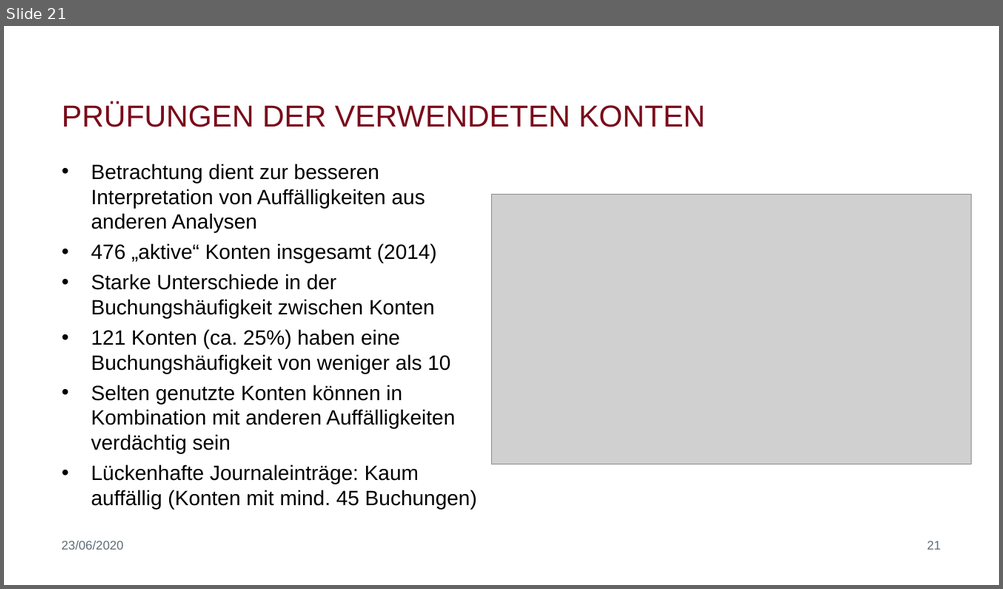
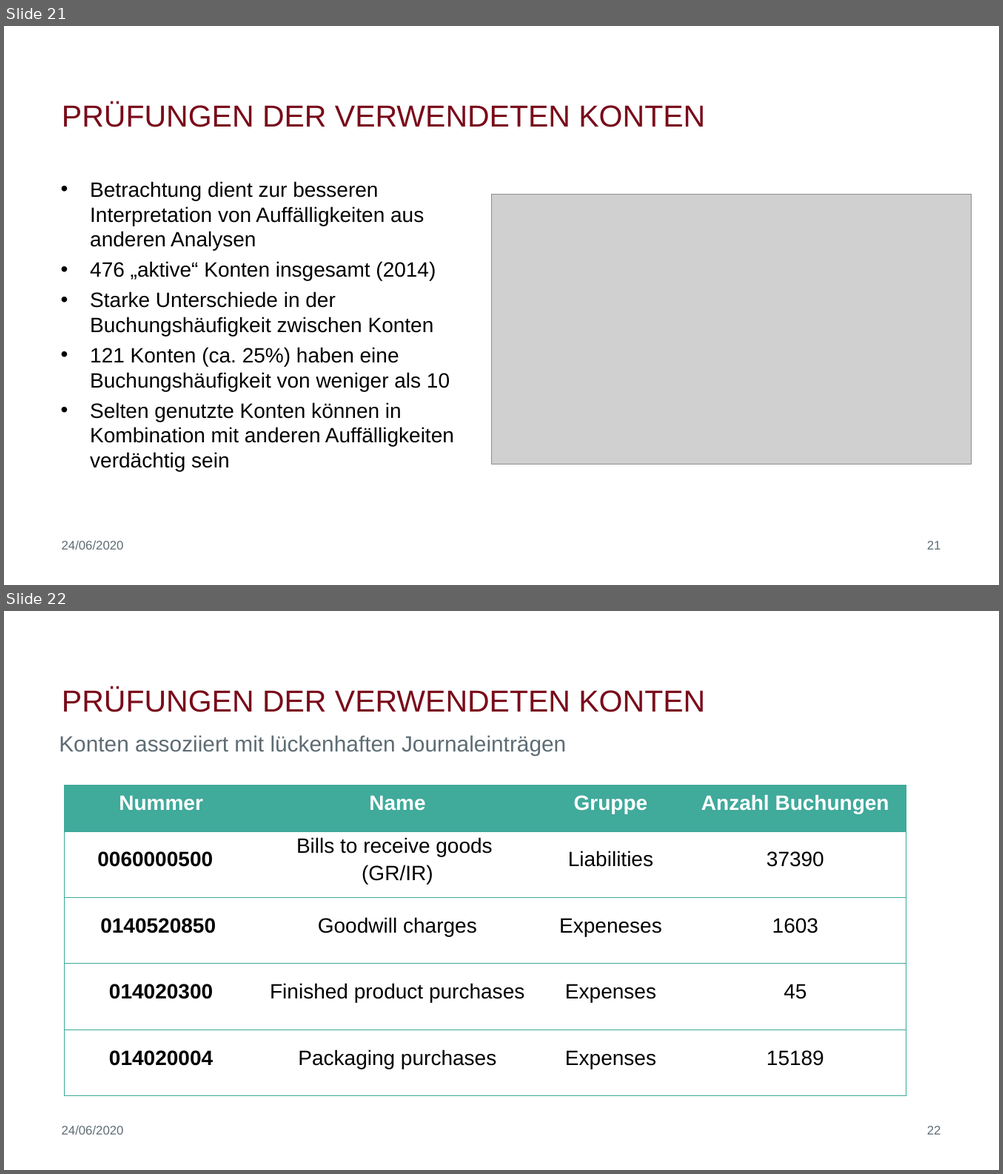
Before and after one commit to biegt/auditing_case_study, a slide deck: 04_output/Präsentation_Case_Study_1_Bieg_Krug.pptx. Shown one above the other, each under a label of ours: slide 21 before the commit, slides 21 and 22 after it. The pictures are 1003x589 and 1003x1174 pixels, drawn with LibreOffice and Linux fonts; fonts in the diff are those of the drawing; grey boxes stand for pictures; background and template pictures are left out. Boxes give left, top, right and bottom in pixels: in the first picture for what was removed or moved away, otherwise in the second. Text is boxed around its words. In the diff, an @@ line names an element or a change of style, - is before the commit and + after.

```diff
--- a/04_output/Präsentation_Case_Study_1_Bieg_Krug.pptx
+++ b/04_output/Präsentation_Case_Study_1_Bieg_Krug.pptx
@@ slide 22 added at (4,611,999,1170), background #FFFFFF @@
@@ title added at (62,688,705,712), 29.3 pt, text #790B1A @@
+PRÜFUNGEN DER VERWENDETEN KONTEN
@@ subtitle added at (59,735,566,756), 21.3 pt, text #5D6C74 @@
+Konten assoziiert mit lückenhaften Journaleinträgen
@@ table added at (64,785,905,1096), 5 rows, 4 columns @@
+Nummer | Name | Gruppe | Anzahl Buchungen
+0060000500 | Bills to receive goods / (GR/IR) | Liabilities | 37390
+0140520850 | Goodwill charges | Expeneses | 1603
+014020300 | Finished product purchases | Expenses | 45
+014020004 | Packaging purchases | Expenses | 15189
@@ text added at (62,1126,124,1135), 12 pt, text #5D6C74 @@
+24/06/2020
@@ page number added at (927,1126,941,1135), 12 pt, text #5D6C74 @@
+22
@@ slide 21 changed as well @@
@@ text "Betrachtung dient zur besseren Interpretation ...": place and size @@
-text "Betrachtung dient zur besseren Interpretation ..." at (91,164,477,509)
+text "Betrachtung dient zur besseren Interpretation ..." at (90,181,454,471)
@@ text at (91,465,477,509): paragraph removed @@
-• Lückenhafte Journaleinträge: Kaum auffällig (Konten mit mind. 45 Buchungen)
@@ text at (62,541,124,550): text changed @@
-23/06/2020
+24/06/2020
```
Also in this commit, not shown: 39 other slides changed, 1 other slide added, 1 other file.
